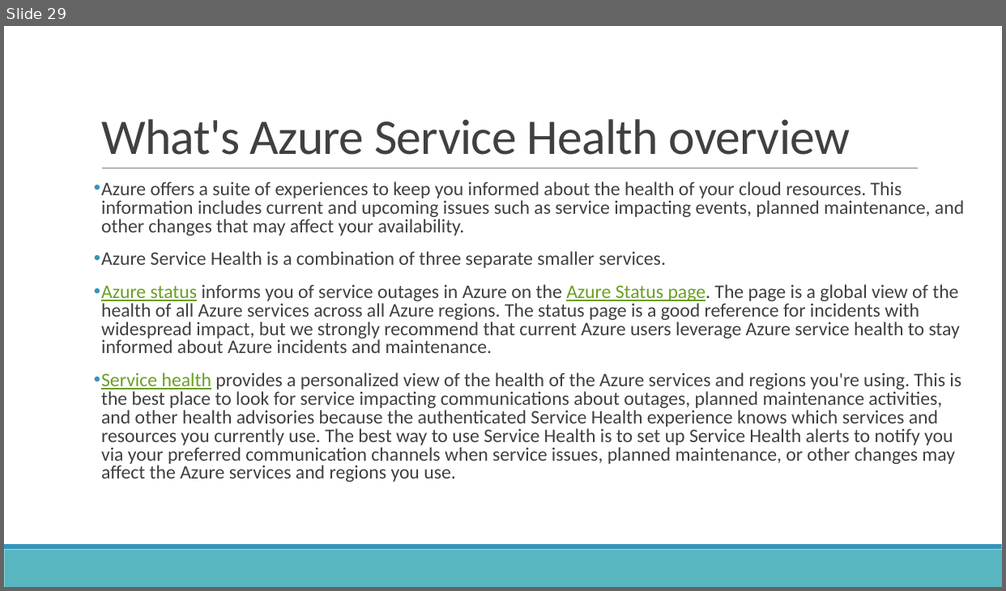
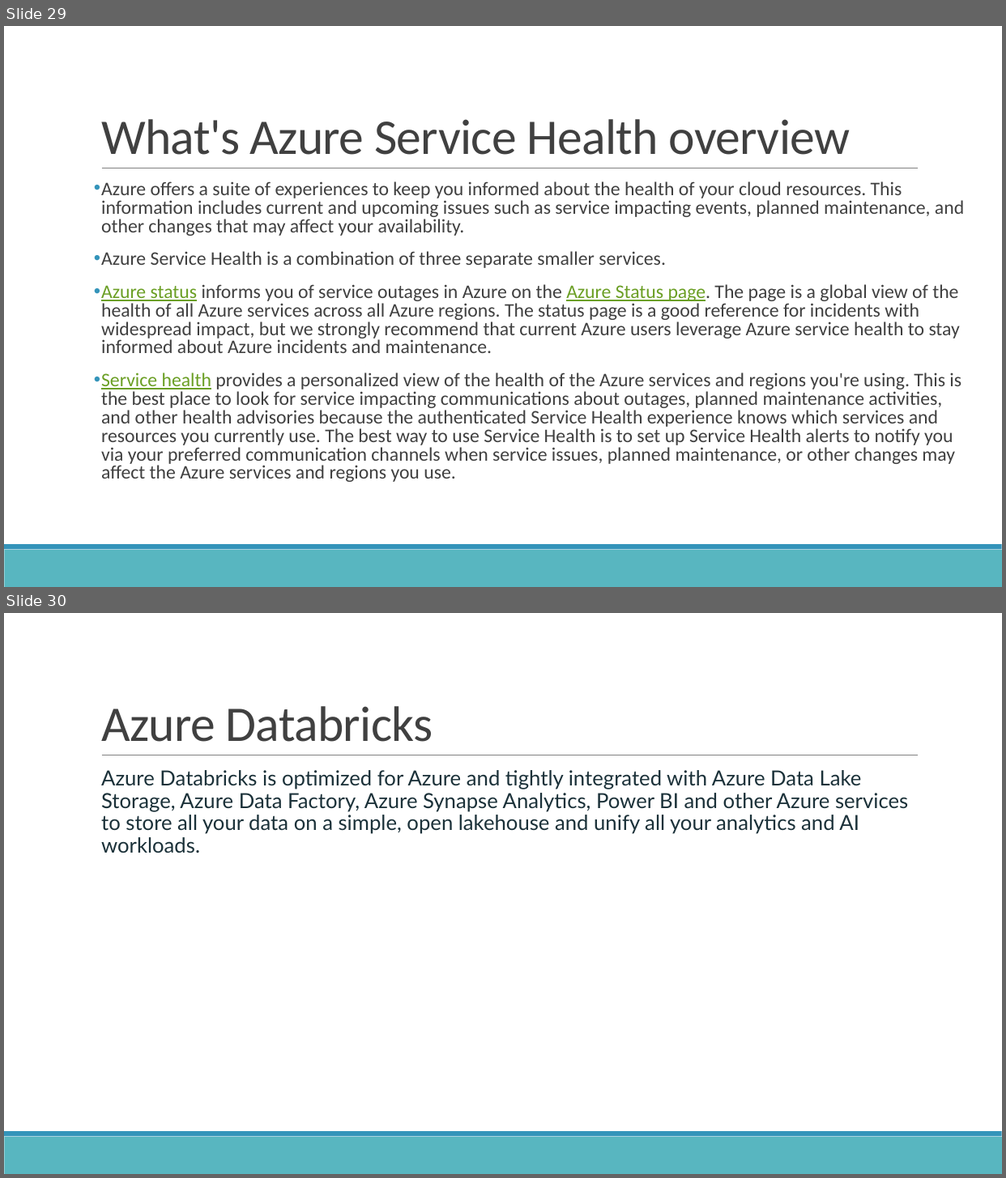
Before and after one commit to imcuteani/Azure_Big_Data_Training, a slide deck: Slides/Cloud Computing Fundamentals.pptx. Shown one above the other, each under a label of ours: slide 29 before the commit, slides 29 and 30 after it. The pictures are 1006x591 and 1006x1178 pixels, drawn with LibreOffice and Linux fonts; fonts in the diff are those of the drawing. Boxes give left, top, right and bottom in pixels: in the first picture for what was removed or moved away, otherwise in the second. Text is boxed around its words. In the diff, an @@ line names an element or a change of style, - is before the commit and + after.

```diff
--- a/Slides/Cloud Computing Fundamentals.pptx
+++ b/Slides/Cloud Computing Fundamentals.pptx
@@ slide 30 added at [4,613,1002,1174], background #FFFFFF; not listed: 3 template elements that a slide beside it also shows @@
@@ title added at [101,706,433,742], 48 pt, text #404040 @@
+Azure Databricks
@@ text added at [101,770,908,853], 20 pt, text #1B3139 @@
+  Azure Databricks is optimized for Azure and tightly integrated with Azure Data Lake Storage, Azure Data Factory, Azure Synapse Analytics, Power BI and other Azure services to store all your data on a simple, open lakehouse and unify all your analytics and AI workloads.
```
Also in this commit, not shown: 1 slide changed, 3 other slides added, 2 other files.
